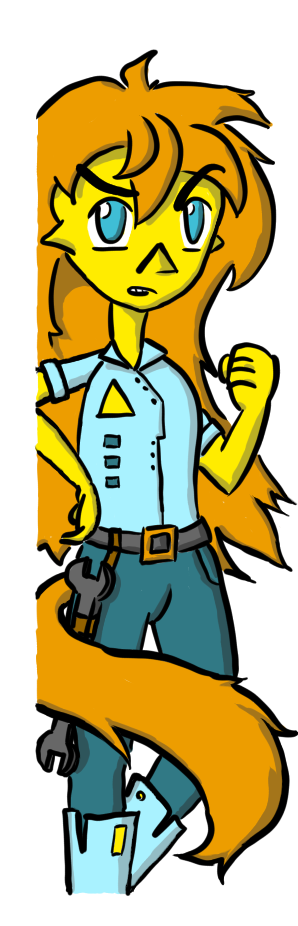
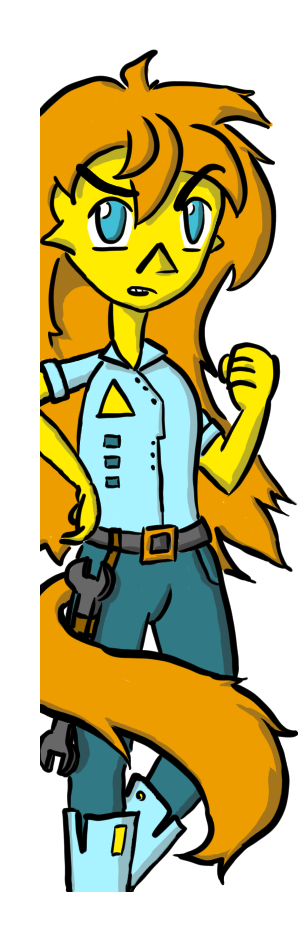
Layers edited between the first and the second 298×926 image:
painted on "Tratto" over [34, 108, 134, 897]
painted on "Colori sopra" over [34, 108, 134, 897]
painted on "Colori" over [34, 108, 134, 897]
